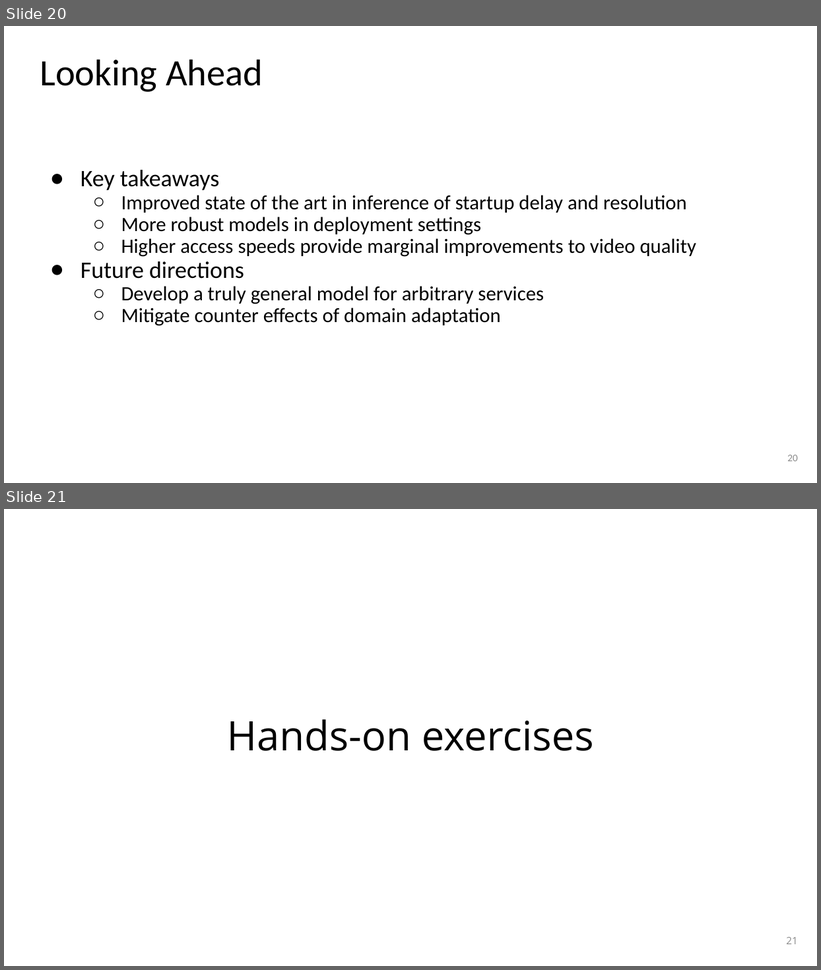
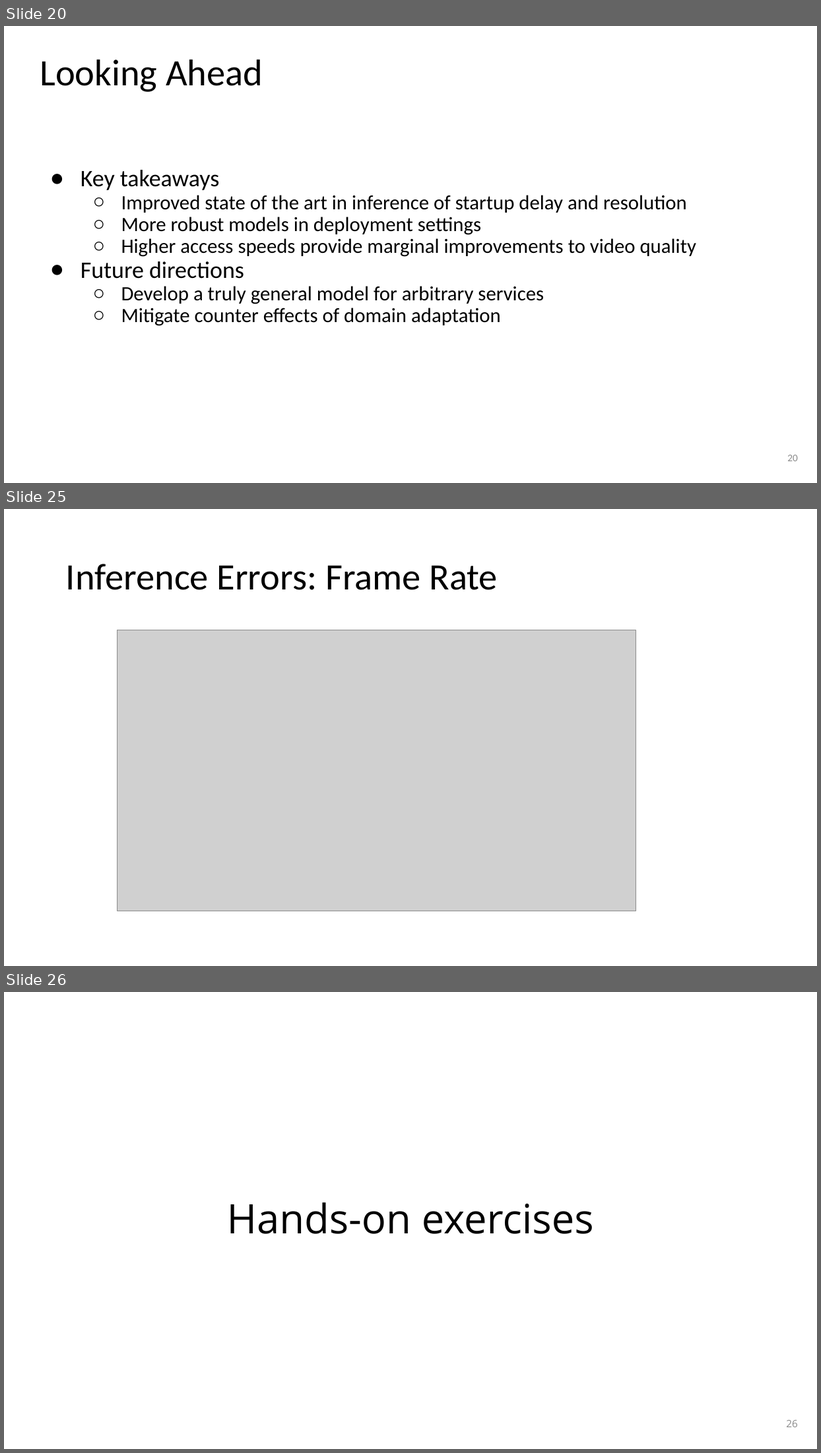
Before and after one commit to noise-lab/ml-systems, a slide deck: docs/slides/03-performance.pptx. Shown one above the other, each under a label of ours: slides 20 and 21 before the commit, slides 20, 25 and 26 after it; the slides between them are not shown. The pictures are 821x970 and 821x1453 pixels, drawn with LibreOffice and Linux fonts; fonts in the diff are those of the drawing; grey boxes stand for pictures. Boxes give left, top, right and bottom in pixels: in the first picture for what was removed or moved away, otherwise in the second. Text is boxed around its words. In the diff, an @@ line names an element or a change of style, - is before the commit and + after.

```diff
--- a/docs/slides/03-performance.pptx
+++ b/docs/slides/03-performance.pptx
@@ slide 25 added at box(4, 509, 817, 966), background #FFFFFF @@
@@ title added at box(66, 564, 498, 590), 44 pt, text #000000 @@
+Inference Errors: Frame Rate
@@ picture added at box(118, 630, 636, 911) @@
@@ what was slide 21 is now slide 26 @@
@@ page number at box(786, 1420, 798, 1428): text changed @@
-21
+26
```
Also in this commit, not shown: 4 other slides added, 1 slide removed, 3 other files.
